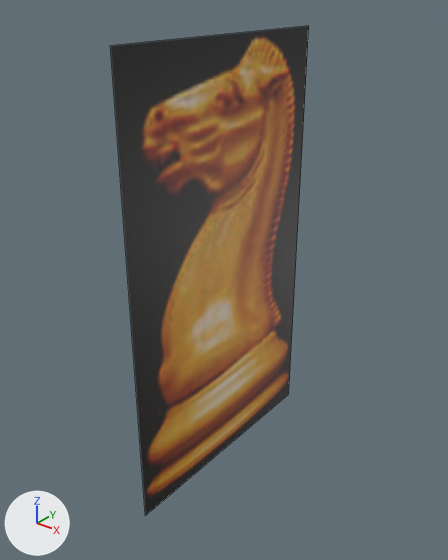
The Blender file LowPolyChess/chess_set/Models/Pieces/chesspiecebaseLowPoly.blend: old version first, new version second.
Before and after are seen from a camera (50 mm lens) standing at (0.0401, -0.0506, 0.0559) and looking at (0.0, -0.0005, 0.0248). Lighting does not change. The marker at lower left points along +X, +Y and +Z. Mesh edges are drawn as thin lines.

The older version as bpy lines, for what is in view:
```python
mat_staunton_pawn = principled_material('Staunton Pawn')
mat_staunton_pawn.texture = img_staunton_knight_png  # with its transparency
me_cylinder = bpy.data.meshes.new('Cylinder')
me_cylinder.from_pydata(...)  # 48 vertices, 42 faces; spans x -0.0153..0.0153, y -0.0153..0.0153, z 0.0..0.0136
me_cylinder.polygons.foreach_set('use_smooth', [True] * 42)
me_staunton_pawn = bpy.data.meshes.new('Staunton Pawn')
me_staunton_pawn.from_pydata(...)  # 4 vertices, 1 face; spans x -0.294..0.294, y 0.0..1.0, z 0.0
me_staunton_pawn.materials.append(mat_staunton_pawn)  # picture img_staunton_knight_png
ob_base = bpy.data.objects.new('base', me_cylinder)
ob_base.location = (0.0, 0.0, 0.0)
ob_base.hide_set(True)  # wire or fog, not drawn
ob_staunton_pawn = bpy.data.objects.new('Staunton Pawn', me_staunton_pawn)
ob_staunton_pawn.location = (0.0, 0.0, 0.0)
ob_staunton_pawn.rotation_euler = (1.571, 0.0, 1.571)  # degrees (90, 0, 90)
ob_staunton_pawn.scale = (0.0511, 0.0511, 0.0511)
```
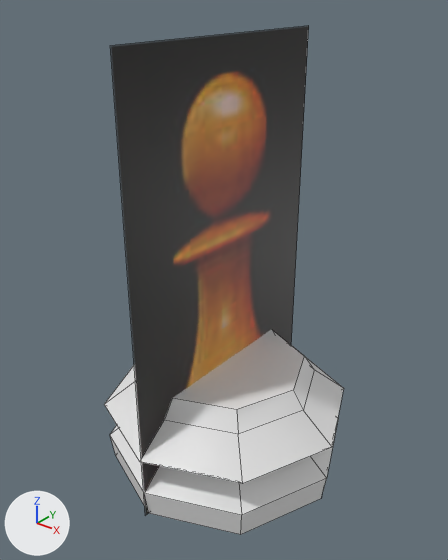
Where the change shows, as pixel boxes (x1, y1, x2, y2) in the pictures (448 x 560 px):
'Staunton Pawn', surface changed
    both: (134, 33, 298, 514)
'base', shown
    after: (104, 329, 344, 534)

Edits to the bpy script that builds the scene:
```text
Add img_staunton_pawn_png:
    img_staunton_pawn_png = load_image('Staunton Pawn.png', '../../../references/Staunton Pawn.png', 91, 155, 'sRGB')
Change mat_staunton_pawn:
    mat_staunton_pawn.texture: img_staunton_knight_png -> img_staunton_pawn_png  # with its transparency
Change ob_base:
    remove ob_base.hide_set(True)  # wire or fog, not drawn
```
